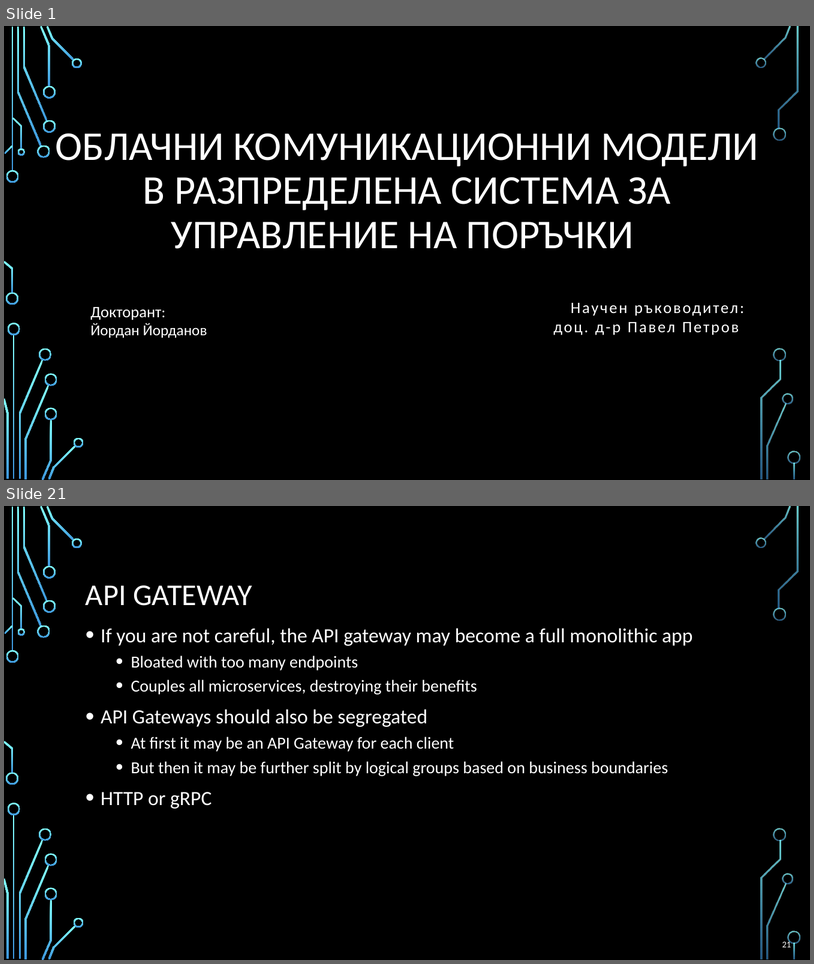
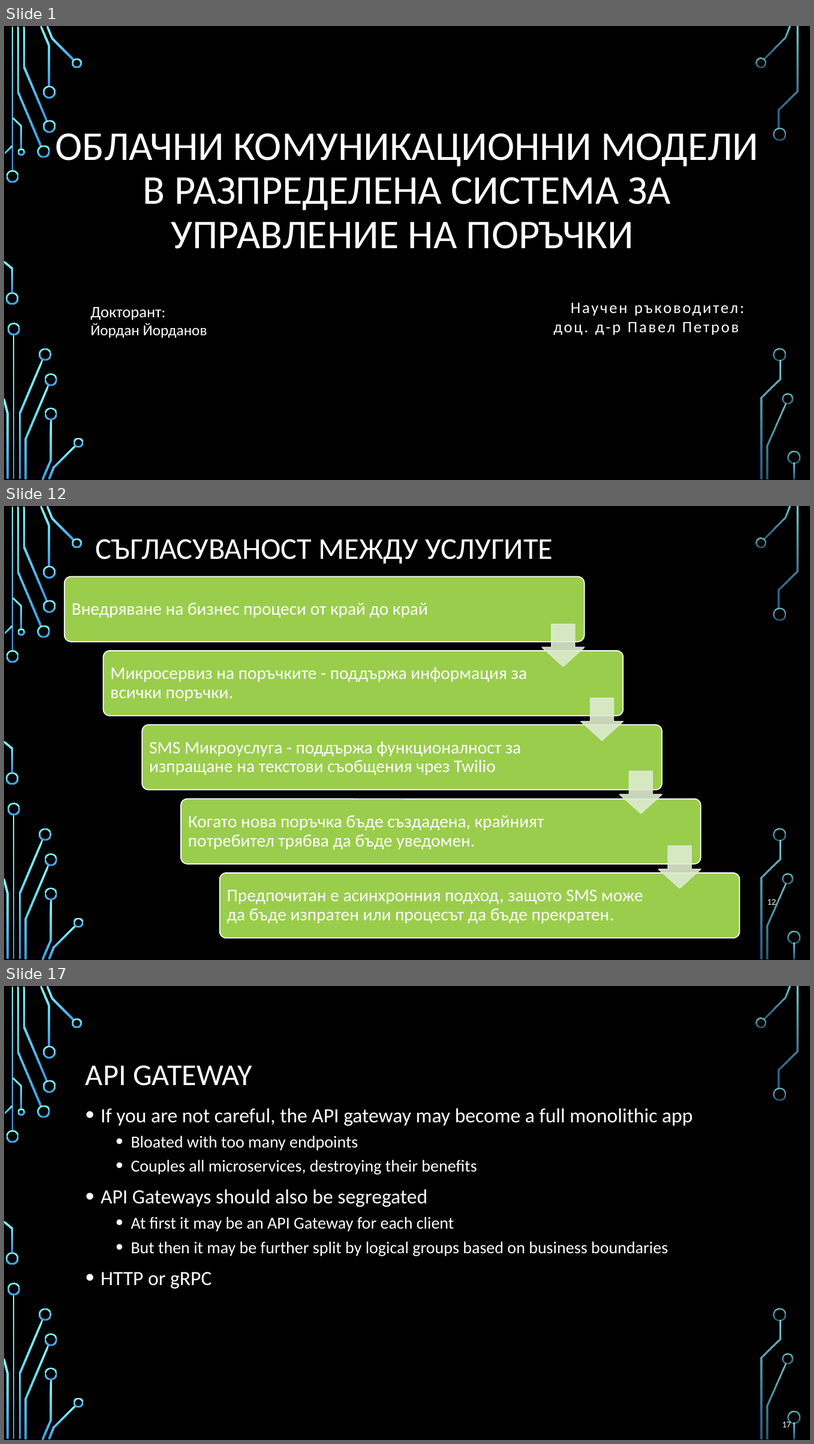
Before and after one commit to profjordanov/doctorate, a slide deck: communications/web_communication_pres.pptx. Shown one above the other, each under a label of ours: slides 1 and 21 before the commit, slides 1, 12 and 17 after it; the slides between them are not shown. The pictures are 814x964 and 814x1444 pixels, drawn with LibreOffice and Linux fonts; fonts in the diff are those of the drawing; background and template pictures are left out. Boxes give left, top, right and bottom in pixels: in the first picture for what was removed or moved away, otherwise in the second. Text is boxed around its words. In the diff, an @@ line names an element or a change of style, - is before the commit and + after.

```diff
--- a/communications/web_communication_pres.pptx
+++ b/communications/web_communication_pres.pptx
@@ slide 12 added at [4, 506, 810, 960], background picture (left out); not listed: 36 template elements that a slide beside it also shows @@
@@ title added at [96, 539, 554, 564], 36 pt, text #FFFFFF @@
+СЪГЛАСУВАНОСТ МЕЖДУ УСЛУГИТЕ
@@ group added at [65, 577, 740, 937]: 5 rounded rectangles, 5 texts, 4 down arrows @@
+Внедряване на бизнес процеси от край до край
+Микросервиз на поръчките - поддържа информация за всички поръчки.
+SMS Микроуслуга - поддържа функционалност за изпращане на текстови съобщения чрез Twilio
+Когато нова поръчка бъде създадена, крайният потребител трябва да бъде уведомен.
+Предпочитан е асинхронния подход, защото SMS може да бъде изпратен или процесът да бъде прекратен.
@@ page number added at [768, 898, 777, 907], 10.5 pt, text #FFFFFF @@
+12
@@ what was slide 21 is now slide 17 @@
@@ page number at [783, 1420, 792, 1427]: text changed @@
-21
+17
```
Also in this commit, not shown: 11 slides changed, 3 other slides added, 8 slides removed.
